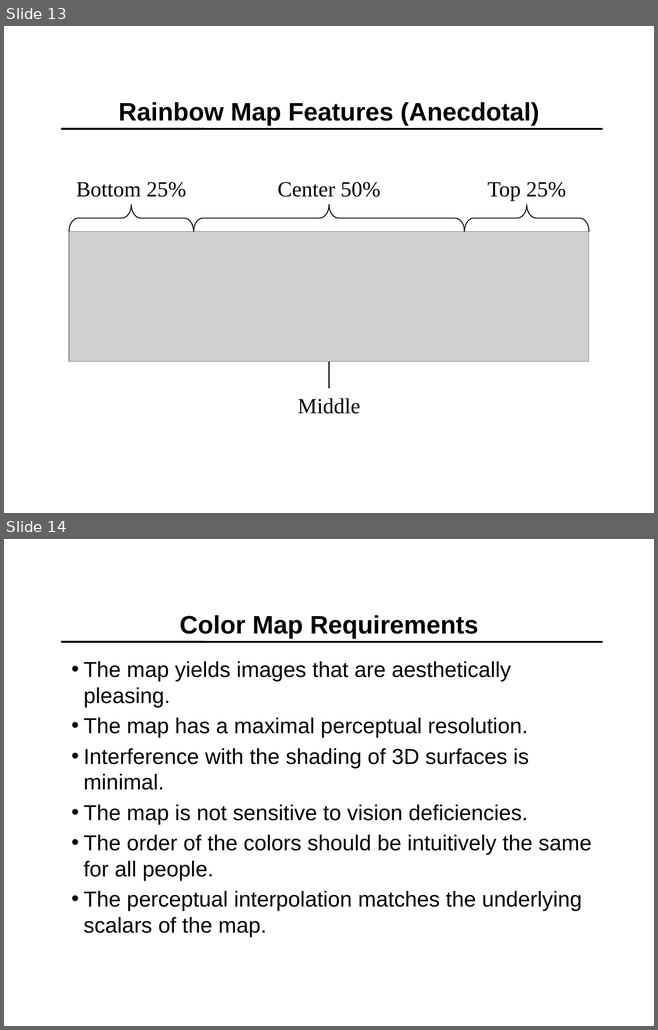
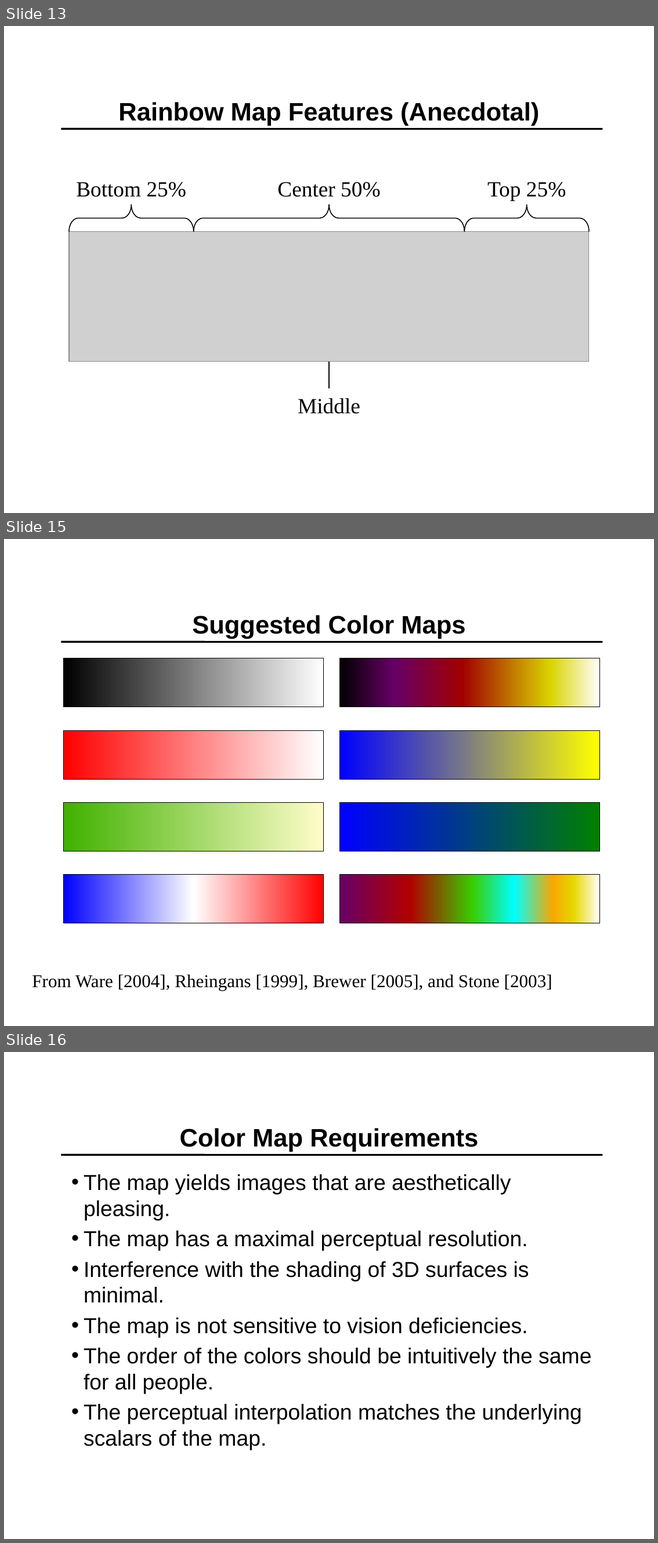
Before and after one commit to kmorel-papers/ColorMaps, a slide deck: ColorMaps.pptx. Shown one above the other, each under a label of ours: slides 13 and 14 before the commit, slides 13, 15 and 16 after it; the slides between them are not shown. The pictures are 658x1030 and 658x1543 pixels, drawn with LibreOffice and Linux fonts; fonts in the diff are those of the drawing; grey boxes stand for pictures; background and template pictures are left out. Boxes give left, top, right and bottom in pixels: in the first picture for what was removed or moved away, otherwise in the second. Text is boxed around its words. In the diff, an @@ line names an element or a change of style, - is before the commit and + after.

```diff
--- a/ColorMaps.pptx
+++ b/ColorMaps.pptx
@@ slide 15 added at <box>4,539,654,1026</box>, background #FFFFFF; not listed: 1 template element that a slide beside it also shows @@
@@ title added at <box>192,615,465,639</box>, 28 pt, text #000000, bold @@
+Suggested Color Maps
@@ rectangle added at <box>64,658,324,707</box>, fill gradient #010000 to #FFFFFF, outline #000000 0.25 pt @@
@@ rectangle added at <box>340,658,600,707</box>, fill gradient #010000 to #660066 to #A00000 to #DAD300 to #FFFFFF, outline #000000 0.25 pt @@
@@ rectangle added at <box>64,730,324,779</box>, fill gradient #FF0000 to #FFFFFF, outline #000000 0.25 pt @@
@@ rectangle added at <box>340,730,600,779</box>, fill gradient #0000FF to #FFFF00, outline #000000 0.25 pt @@
@@ rectangle added at <box>64,803,324,852</box>, fill gradient #40B100 to #FFFDC9, outline #000000 0.25 pt @@
@@ rectangle added at <box>340,803,600,852</box>, fill gradient #0000FF to #008000, outline #000000 0.25 pt @@
@@ rectangle added at <box>64,875,324,924</box>, fill gradient #0000FF to #FFFFFF to #FF0000, outline #000000 0.25 pt @@
@@ rectangle added at <box>340,875,600,924</box>, fill gradient #660066 to #B10000 to #39CD00 to #00FFFF to #F9A700 to #E6D800 to #FFFFFF, outline #000000 0.25 pt @@
@@ text added at <box>32,975,552,991</box>, 20 pt, text #000000 @@
+From Ware [2004], Rheingans [1999], Brewer [2005], and Stone [2003]
@@ what was slide 14 is now slide 16 @@
```
Also in this commit, not shown: 2 slides changed, 2 other slides added, 1 slide removed.
